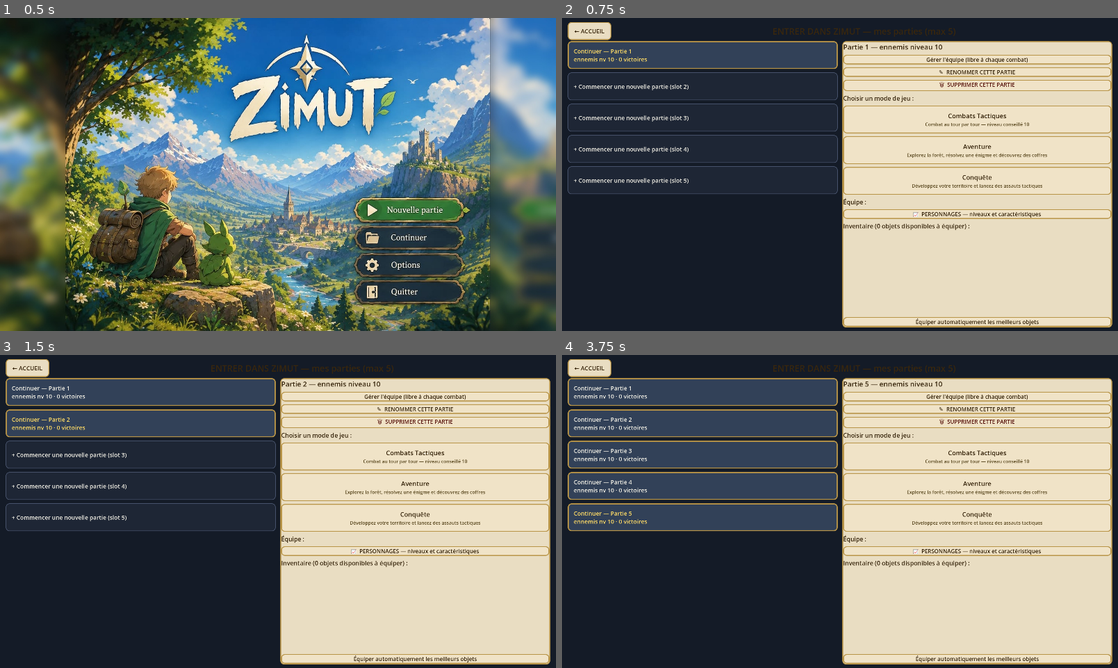
Above: before the commit, frames 1-4 (two rows, left to right).
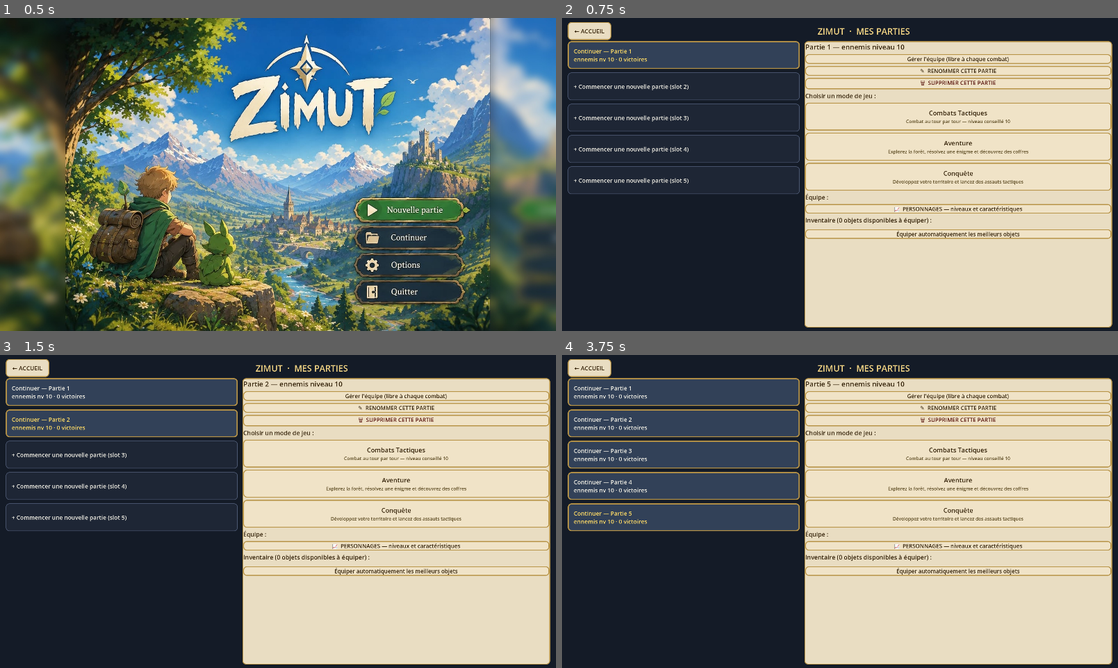
Above: after the commit, the same moments.

Repository: CharlieG42/Zimut
Game: Godot game, scene res://scenes/MainMenu.tscn
The game is run twice, just before and just after one commit, with the same random seed, the same clock (stepped at 60 frames per second) and the same inputs.
Inputs (mouse positions are in pixels of both pictures, inside the frame that each line leads up to):
- Up to frame 1 (0.5 s): no input
- Up to frame 2 (0.75 s): click (973, 208) at 0.5 s
- Up to frame 3 (1.5 s): click "+ Commencer une nouvelle part…" at 1.25 s
- Up to frame 4 (3.75 s): click "+ Commencer une nouvelle part…" at 2 s; click "+ Commencer une nouvelle part…" at 2.75 s; click "+ Commencer une nouvelle part…" at 3.5 s

Frame 1 is identical in both runs. In frame 2, 14% of the frame differs, in the area x 38-99%, y 3-99%; in frame 3, 14%; in frame 4, 15%.

Commit message:
ui: improve responsive save selection screen

Diff:
--- a/prototype/zimut/scripts/SaveSlotsUI.gd
+++ b/prototype/zimut/scripts/SaveSlotsUI.gd
@@ -18,6 +18,9 @@
 var _slots_box: VBoxContainer
 var _detail_panel: PanelContainer
 var _detail_box: VBoxContainer
+var _main_layout: BoxContainer
+var _slots_scroll: ScrollContainer
+var _detail_scroll: ScrollContainer
 var _current: Dictionary = {}     # sauvegarde affichée dans le détail
 var _current_slot: int = -1
 
@@ -62,9 +65,10 @@
 	top.add_child(back)
 
 	var title := Label.new()
-	title.text = "ENTRER DANS ZIMUT — mes parties (max %d)" % ProgressionManager.MAX_SAVES
-	title.add_theme_font_size_override("font_size", 30)
-	title.add_theme_color_override("font_color", COL_TXT)
+	title.text = "ZIMUT  ·  MES PARTIES"
+	title.add_theme_font_size_override("font_size", _ui_font(30))
+	title.add_theme_color_override("font_color", Color(0.96, 0.84, 0.52))
+	title.tooltip_text = "Jusqu’à %d sauvegardes" % ProgressionManager.MAX_SAVES
 	title.size_flags_horizontal = Control.SIZE_EXPAND_FILL
 	title.horizontal_alignment = HORIZONTAL_ALIGNMENT_CENTER
 	title.vertical_alignment = VERTICAL_ALIGNMENT_CENTER
@@ -72,6 +76,7 @@
 
 	# Zone principale : slots + détail, côte à côte en largeur, empilés sinon
 	var main := HBoxContainer.new()
+	_main_layout = main
 	main.anchor_left = 0.0
 	main.anchor_right = 1.0
 	main.anchor_top = 0.0
@@ -84,6 +89,7 @@
 	_root.add_child(main)
 
 	var slots_scroll := ScrollContainer.new()
+	_slots_scroll = slots_scroll
 	slots_scroll.size_flags_horizontal = Control.SIZE_EXPAND_FILL
 	slots_scroll.size_flags_vertical = Control.SIZE_EXPAND_FILL
 	slots_scroll.horizontal_scroll_mode = ScrollContainer.SCROLL_MODE_DISABLED
@@ -99,11 +105,51 @@
 	_detail_panel.add_theme_stylebox_override("panel", _flat())
 	main.add_child(_detail_panel)
 
+	_detail_scroll = ScrollContainer.new()
+	_detail_scroll.size_flags_horizontal = Control.SIZE_EXPAND_FILL
+	_detail_scroll.size_flags_vertical = Control.SIZE_EXPAND_FILL
+	_detail_scroll.horizontal_scroll_mode = ScrollContainer.SCROLL_MODE_DISABLED
+	_detail_panel.add_child(_detail_scroll)
+
 	_detail_box = VBoxContainer.new()
-	_detail_box.add_theme_constant_override("separation", 10)
-	_detail_panel.add_child(_detail_box)
-
+	_detail_box.size_flags_horizontal = Control.SIZE_EXPAND_FILL
+	_detail_box.add_theme_constant_override("separation", 8)
+	_detail_scroll.add_child(_detail_box)
+
+	get_viewport().size_changed.connect(_apply_responsive_layout)
 	refresh()
+	_apply_responsive_layout()
+
+func _is_compact() -> bool:
+	return get_viewport().get_visible_rect().size.x <= 1000.0
+
+func _ui_font(base_size: int) -> int:
+	var width: float = get_viewport().get_visible_rect().size.x
+	var scale: float = 1.0
+	if width <= 600.0:
+		scale = 0.72
+	elif width <= 1000.0:
+		scale = 0.84
+	return maxi(12, roundi(float(base_size) * scale))
+
+func _apply_responsive_layout() -> void:
+	if _main_layout == null or _slots_scroll == null or _detail_panel == null:
+		return
+	var compact: bool = _is_compact()
+	_main_layout.vertical = compact
+	_main_layout.add_theme_constant_override("separation", 10 if compact else 16)
+	_slots_scroll.size_flags_horizontal = Control.SIZE_EXPAND_FILL
+	_slots_scroll.size_flags_vertical = Control.SIZE_EXPAND_FILL
+	_detail_panel.size_flags_horizontal = Control.SIZE_EXPAND_FILL
+	_detail_panel.size_flags_vertical = Control.SIZE_EXPAND_FILL
+	if compact:
+		_slots_scroll.custom_minimum_size = Vector2(0, 150)
+		_slots_scroll.size_flags_stretch_ratio = 0.36
+		_detail_panel.size_flags_stretch_ratio = 0.64
+	else:
+		_slots_scroll.custom_minimum_size = Vector2(0, 0)
+		_slots_scroll.size_flags_stretch_ratio = 0.43
+		_detail_panel.size_flags_stretch_ratio = 0.57
 
 func _flat() -> StyleBoxFlat:
 	var s := StyleBoxFlat.new()
@@ -122,7 +168,7 @@
 		used[int(sv["id"])] = sv
 	for slot: int in range(ProgressionManager.MAX_SAVES):
 		var btn := Button.new()
-		btn.custom_minimum_size = Vector2(0, 96)
+		btn.custom_minimum_size = Vector2(0, 82 if _is_compact() else 96)
 		btn.size_flags_horizontal = Control.SIZE_EXPAND_FILL
 		btn.alignment = HORIZONTAL_ALIGNMENT_LEFT
 		var is_used: bool = used.has(slot)
@@ -135,7 +181,7 @@
 			btn.text = "  + Commencer une nouvelle partie (slot %d)" % (slot + 1)
 			btn.add_theme_stylebox_override("normal", _flat_bg(COL_SLOT_EMPTY_BG, Color(0.3, 0.35, 0.45), 2))
 			btn.add_theme_stylebox_override("hover", _flat_bg(COL_SLOT_EMPTY_BG.lightened(0.15), Color(0.3, 0.35, 0.45), 3))
-		btn.add_theme_font_size_override("font_size", 20)
+		btn.add_theme_font_size_override("font_size", _ui_font(20))
 		btn.add_theme_color_override("font_color", Color(0.95, 0.94, 0.90))
 		if slot == _current_slot:
 			btn.add_theme_color_override("font_color", Color(1.0, 0.86, 0.4))
@@ -186,7 +232,7 @@
 	var message := Label.new()
 	message.text = "Tous les emplacements sont occupés.\nSupprime une partie existante pour en commencer une nouvelle."
 	message.autowrap_mode = TextServer.AUTOWRAP_WORD_SMART
-	message.add_theme_font_size_override("font_size", 22)
+	message.add_theme_font_size_override("font_size", _ui_font(22))
 	message.add_theme_color_override("font_color", COL_TXT)
 	_detail_box.add_child(message)
 
@@ -198,13 +244,13 @@
 
 	var title := Label.new()
 	title.text = "%s — ennemis niveau %d" % [data.get("name", ""), int(data.get("level", 10))]
-	title.add_theme_font_size_override("font_size", 24)
+	title.add_theme_font_size_override("font_size", _ui_font(24))
 	title.add_theme_color_override("font_color", COL_TXT)
 	_detail_box.add_child(title)
 
 	var team_btn := Button.new()
 	team_btn.text = "Gérer l'équipe (libre à chaque combat)"
-	team_btn.add_theme_font_size_override("font_size", 19)
+	team_btn.add_theme_font_size_override("font_size", _ui_font(19))
 	team_btn.add_theme_color_override("font_color", COL_TXT)
 	team_btn.add_theme_stylebox_override("normal", _flat())
 	team_btn.pressed.connect(func() -> void:
@@ -261,7 +307,7 @@
 	# sorts, équipement et inventaire ne sont jamais dupliqués par mode.
 	var mode_lbl := Label.new()
 	mode_lbl.text = "Choisir un mode de jeu :"
-	mode_lbl.add_theme_font_size_override("font_size", 21)
+	mode_lbl.add_theme_font_size_override("font_size", _ui_font(21))
 	mode_lbl.add_theme_color_override("font_color", COL_TXT)
 	_detail_box.add_child(mode_lbl)
 	_detail_box.add_child(_mode_button("Combats Tactiques", "Combat au tour par tour — niveau conseillé %d" % int(data.get("level", 10)), true, func() -> void:
@@ -288,7 +334,7 @@
 		var row := Label.new()
 		row.text = "  %s niv %d — %d objet(s) équipé(s)" % [m.get("classe", "?"),
 			ProgressionManager.member_level(data, String(m.get("classe", ""))), _equip_summary(m).size()]
-		row.add_theme_font_size_override("font_size", 18)
+		row.add_theme_font_size_override("font_size", _ui_font(18))
 		row.add_theme_color_override("font_color", COL_TXT)
 		_detail_box.add_child(row)
 
@@ -329,7 +375,7 @@
 			int(it.get("level", 0)), ItemRules.stat_line(it)]
 		row2.tooltip_text = ItemRules.describe(it)
 		row2.mouse_filter = Control.MOUSE_FILTER_PASS
-		row2.add_theme_font_size_override("font_size", 16)
+		row2.add_theme_font_size_override("font_size", _ui_font(16))
 		row2.add_theme_color_override("font_color", ItemRules.rarity_color(it).darkened(0.4))
 		inv_box.add_child(row2)
 
@@ -377,7 +423,7 @@
 func _mode_button(title_txt: String, desc: String, enabled: bool, cb: Callable) -> Button:
 	var b := Button.new()
 	b.text = ""
-	b.custom_minimum_size = Vector2(0, 96)
+	b.custom_minimum_size = Vector2(0, 76 if _is_compact() else 96)
 	b.disabled = not enabled
 	b.focus_mode = Control.FOCUS_ALL if enabled else Control.FOCUS_NONE
 	var vb := VBoxContainer.new()
@@ -453,7 +499,7 @@
 	title.add_theme_color_override("font_color", COL_TXT)
 	box.add_child(title)
 	var scroll := ScrollContainer.new()
-	scroll.custom_minimum_size = Vector2(520, 520)
+	scroll.custom_minimum_size = Vector2(0, 360 if _is_compact() else 520)
 	box.add_child(scroll)
 	var rows := VBoxContainer.new()
 	rows.add_theme_constant_override("separation", 6)
@@ -462,7 +508,7 @@
 		var row := Label.new()
 		row.text = "✨ [%s] %s (nv%d) %s" % [ItemRules.rarity_label(it), it.get("name", "?"),
 			int(it.get("level", 0)), ItemRules.stat_line(it)]
-		row.add_theme_font_size_override("font_size", 17)
+		row.add_theme_font_size_override("font_size", _ui_font(17))
 		row.add_theme_color_override("font_color", ItemRules.rarity_color(it).darkened(0.4))
 		rows.add_child(row)
 	var close := Button.new()
